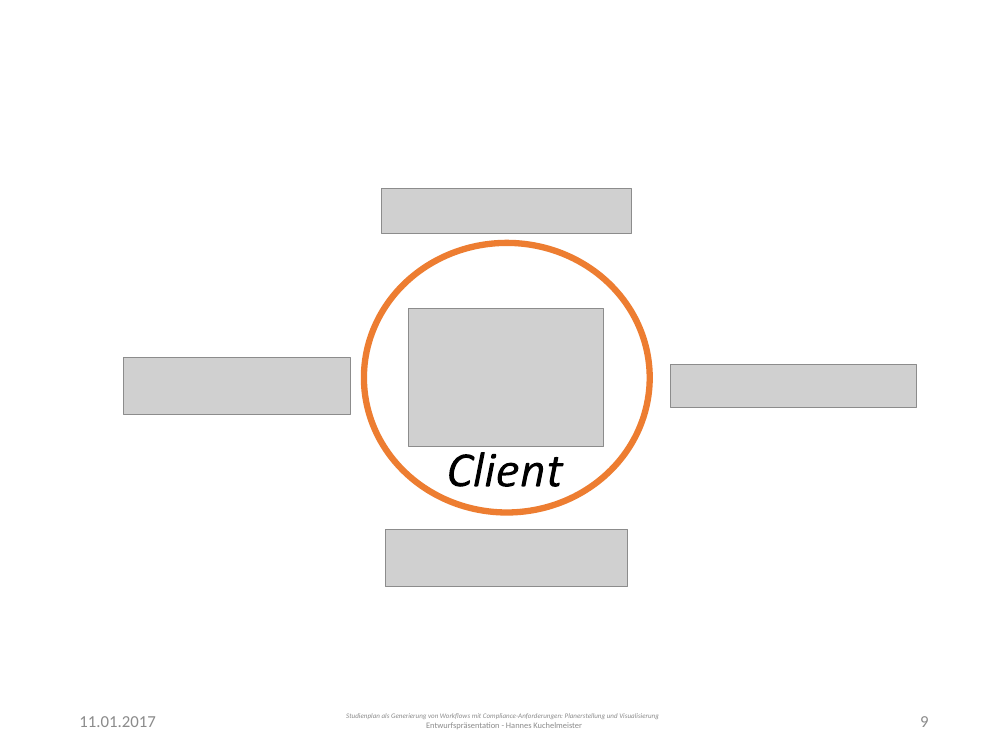
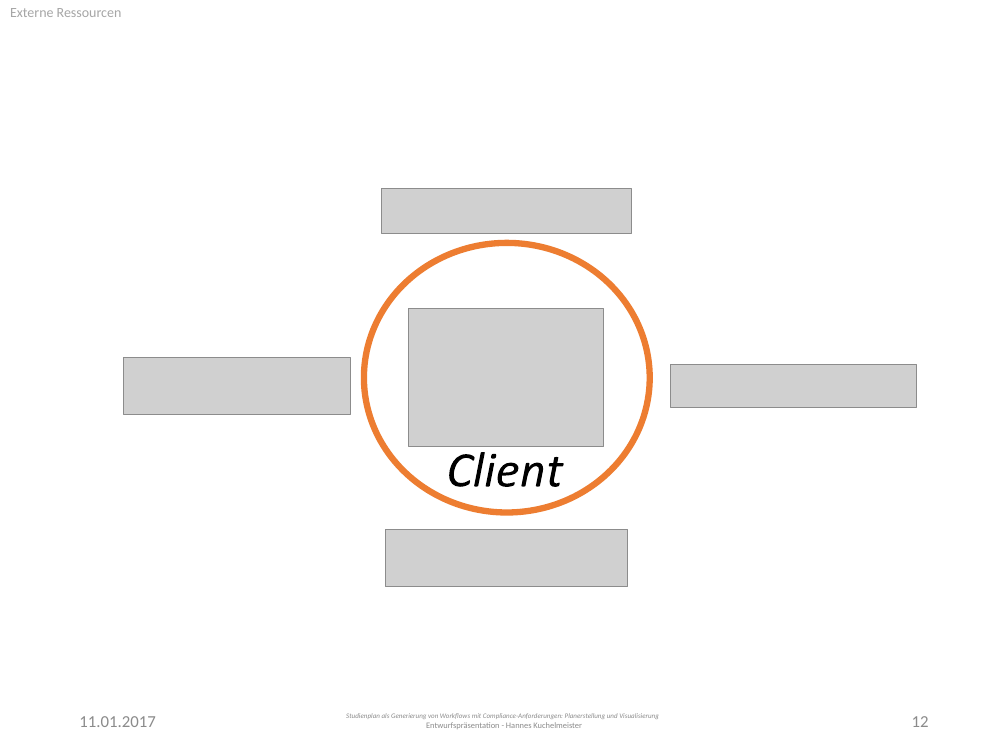
Before and after one commit to PSE-WS1617-IPD-Workflow/PSE_WS1617_IPD_Boehm_Studienplan, a slide deck: slide 12 of Entwurf/Presentation.pptx (slide 9 before the commit). Drawn at 1008x756 pixels with LibreOffice and Linux fonts; fonts in the diff are those of the drawing; grey boxes stand for pictures; background and template pictures are left out. Boxes give left, top, right and bottom in pixels: in the first picture for what was removed or moved away, otherwise in the second. Text is boxed around its words. In the diff, an @@ line names an element or a change of style, - is before the commit and + after.

```diff
--- a/Entwurf/Presentation.pptx
+++ b/Entwurf/Presentation.pptx
@@ text added at (10, 8, 122, 17), 10 pt, text #A6A6A6 @@
+Externe Ressourcen
@@ page number at (912, 716, 929, 727): text changed @@
-9
+12
```
Also in this commit, not shown: 10 other slides changed, 5 slides added.
